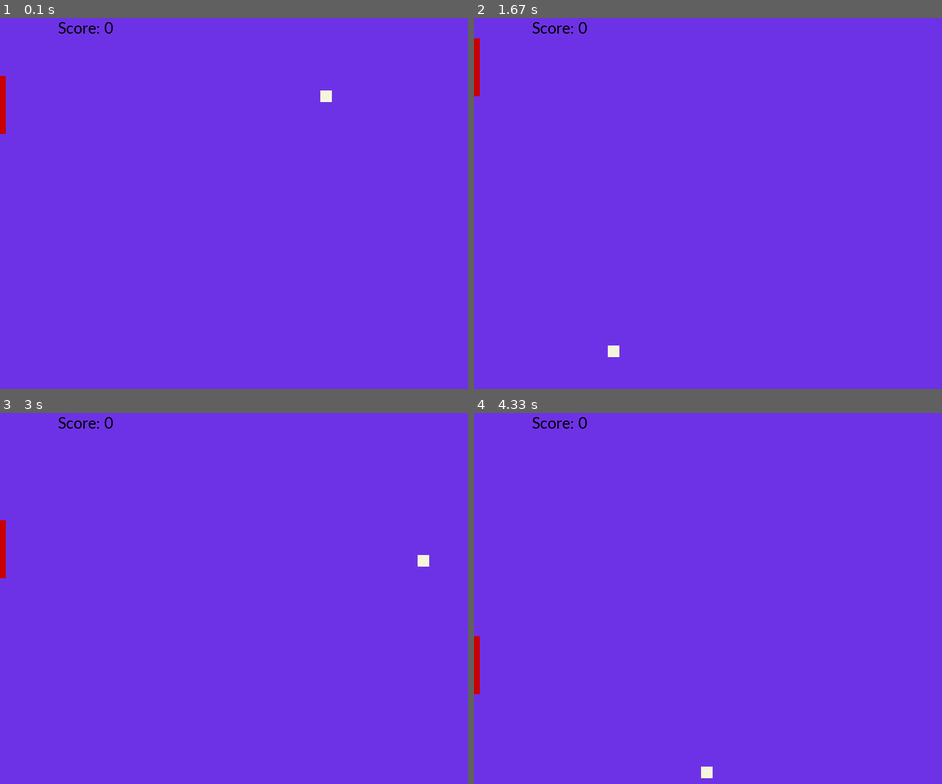
Above: before the commit, frames 1-4 (two rows, left to right).
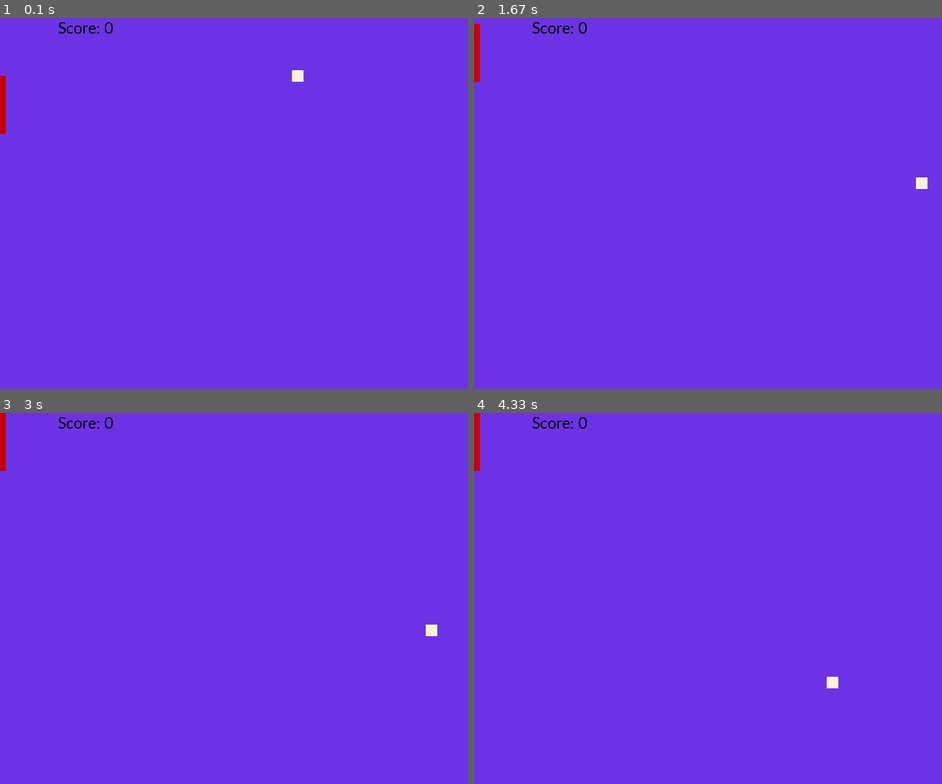
Above: after the commit, the same moments.

Repository: BackMountainDevil/pongPygame
Game: pygame game, started from pong.py
Two runs of this game, one before a commit and one after it. Both use one fixed random seed, a clock stepped at 60 frames per second and the inputs below.
Inputs:
- Up to frame 1 (0.1 s): no input
- Up to frame 2 (1.67 s): hold W 0.33-0.8 s; hold S 0.83-1.13 s; tap Space at 0.9, 1.23, 1.63 s; hold W 1.17-1.53 s; hold S from 1.57 s (still down)
- Up to frame 3 (3 s): release S at 1.93 s; hold W 1.97-2.27 s; tap Space at 2.03, 2.37, 2.7 s; hold S 2.3-2.6 s; hold W from 2.63 s (still down)
- Up to frame 4 (4.33 s): release W at 3 s; hold S 3.03-3.4 s; tap Space at 3.1, 3.5, 3.83, 4.17 s; hold W 3.43-3.73 s; hold S 3.77-4.07 s; hold W from 4.1 s (still down)

The runs differ from the first frame. In frame 1, 0.2% of the frame differs, in the area x 62-71%, y 14-23%; in frame 2, 0.3%; in frame 3, 0.5%, in the area x 0-94%, y 0-61%; in frame 4, 0.5%.

Commit message:
1、引入游戏帧数。2、使用update更新画面而不是flip。

Diff:
--- a/pong.py
+++ b/pong.py
@@ -10,7 +10,6 @@
 @Desc    :  基于py3-pygame的乒乓球游戏
 '''
 import sys
-import time
 import pygame
 from pygame.locals import K_SPACE, K_s, K_w
 from ball import ball
@@ -39,6 +38,7 @@
     pygame.init()
     screen = pygame.display.set_mode((WIDTH, HEIGHT))
     pygame.display.set_caption('Pong Pygame program')
+    clock = pygame.time.Clock()
 
     bball = ball(CBALL, 20, 20)
     bball.rect.x = 490
@@ -47,8 +47,8 @@
     rkt.rect.x = 0
     rkt.rect.y = 100
 
-    ball_list = pygame.sprite.Group()   # 存放小球
-    all_list = pygame.sprite.Group()    # 存放全部
+    ball_list = pygame.sprite.Group()  # 存放小球
+    all_list = pygame.sprite.Group()  # 存放全部
     ball_list.add(bball)
     all_list.add(bball)
     all_list.add(rkt)
@@ -78,7 +78,6 @@
             pygame.mixer.music.play()
 
         screen.fill(CBACK)  # 清空画面为背景色
-        time.sleep(0.01)
 
         for event in pygame.event.get():
             if event.type == pygame.QUIT:
@@ -130,8 +129,9 @@
         if isfont:
             text = ft.render("Score: " + str(score), True, CFONT)
             screen.blit(text, (100, 0))
-        all_list.draw(screen)   # 绘制所有的sprite对象
-        pygame.display.flip()
+        all_list.draw(screen)  # 绘制所有的sprite对象
+        clock.tick(30)  # 以每秒30帧的速率进行绘制
+        pygame.display.update()
 
 
 if __name__ == '__main__':
Not shown, changed: README.md
